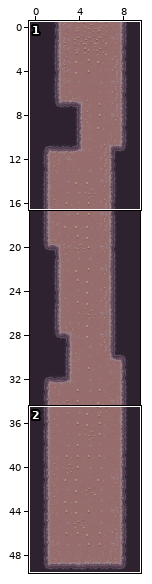
Tiled map -- static/assets/cave-test-map-2.tmx. Above: a wide view before the commit, with the close-up outlined.
Close-up. Before:
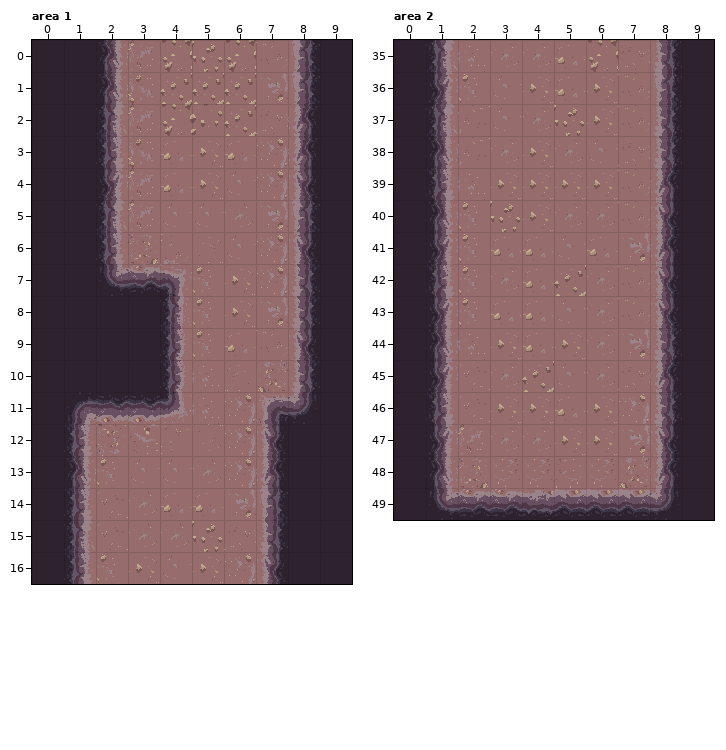
Cells are 32x32 px. Shown: area 1 x 0..9, y 0..16; area 2 x 0..9, y 35..49. The commit also changed other parts of the map, which this record leaves out. The commit also replaced the tileset; all pictures use the new one.
Now the later version:
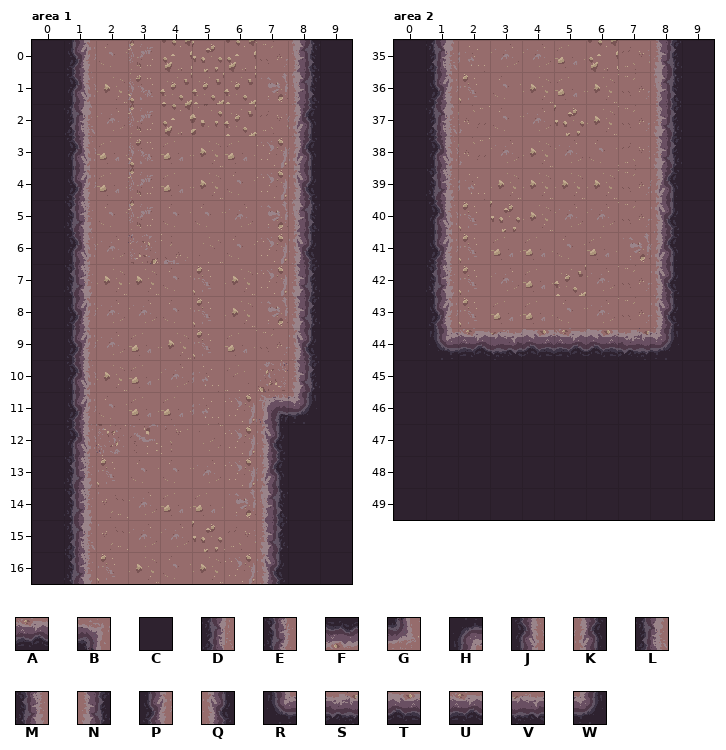
Key: from "gamedevjs-cave-tileset-1": A 25, B 26, C 40, D 42, E 58, F 73, G 74, H 96, J 112, K 117, L 128, M 144, N 149, P 160, Q 165, R 176, S 177, T 178, U 179, V 180, W 181.
_ is an empty cell.
From old to new:
Layer "wall", area 1:
Tile J replaces tile C in row 1 at x 1; in row 3 at x 1; in row 6 at x 1; in row 10 at x 1.
Tile J replaces tile M in row 12 at x 1.
Tile L replaces tile C in row 2 at x 1.
Tile M replaces tile C in row 5 at x 1; in row 7 at x 1.
Tile M replaces tile J in row 13 at x 1.
Tile P replaces tile C in row 0 at x 1; in row 4 at x 1; in rows 8 to 9 at x 1.
Tile P replaces tile H in row 11 at x 1.
The author cleared tile A in row 7 at x 3.
The author cleared tile B in row 7 at x 4.
The author cleared tile C in rows 8 to 10 at x 2 to 3.
The author cleared tile D in row 8 at x 4.
The author cleared tile E in rows 9 to 10 at x 4.
The author cleared tile F in row 11 at x 2 to 3.
The author cleared tile G in row 11 at x 4.
The author cleared tile J in rows 0 to 1 at x 2.
The author cleared tile L in row 2 at x 2; in row 5 at x 2.
The author cleared tile M in row 3 at x 2; in row 6 at x 2.
The author cleared tile P in row 4 at x 2.
The author cleared tile R in row 7 at x 2.
Layer "wall", area 2:
Tile C replaces tile J in row 48 at x 1.
Tile C replaces tile K in row 45 at x 8; in row 48 at x 8.
Tile C replaces tile M in row 46 at x 1.
Tile C replaces tile N in row 46 at x 8.
Tile C replaces tile P in row 45 at x 1; in row 47 at x 1.
Tile C replaces tile Q in row 47 at x 8.
Tile C replaces tile R in row 49 at x 1.
Tile C replaces tile S in row 49 at x 4.
Tile C replaces tile T in row 49 at x 5 to 7.
Tile C replaces tile U in row 49 at x 2 to 3.
Tile C replaces tile W in row 49 at x 8.
Tile C is added in rows 45 to 48 at x 2 to 7.
Tile R replaces tile J in row 44 at x 1.
Tile S is added in row 44 at x 7.
Tile T is added in row 44 at x 4 and 6.
Tile U is added in row 44 at x 2 and 5.
Tile V is added in row 44 at x 3.
Tile W replaces tile N in row 44 at x 8.
Where, in picture pixels (left, top, right, bottom), the same in both close-ups:
changed: (64, 40, 192, 488)
changed: (426, 328, 682, 520)
